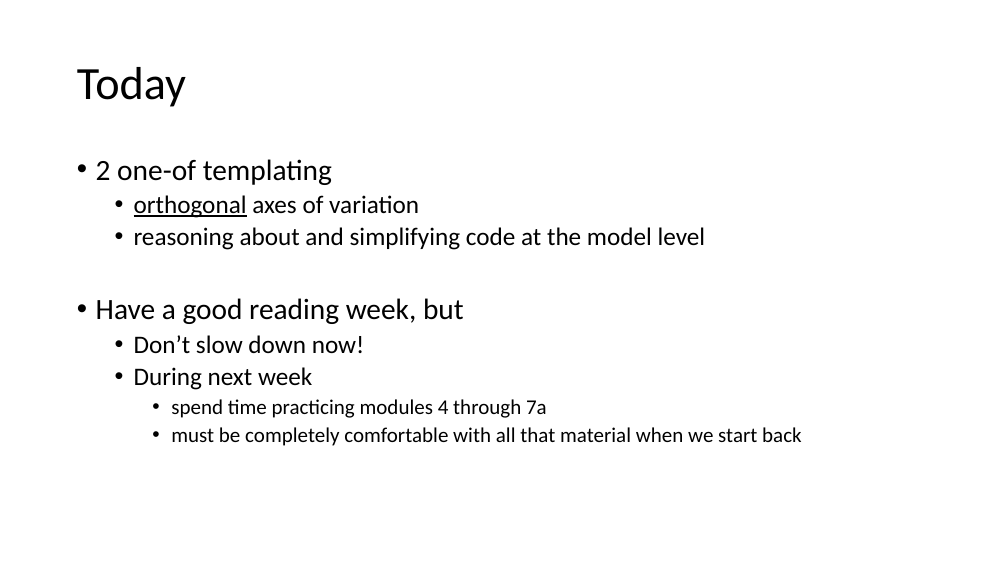
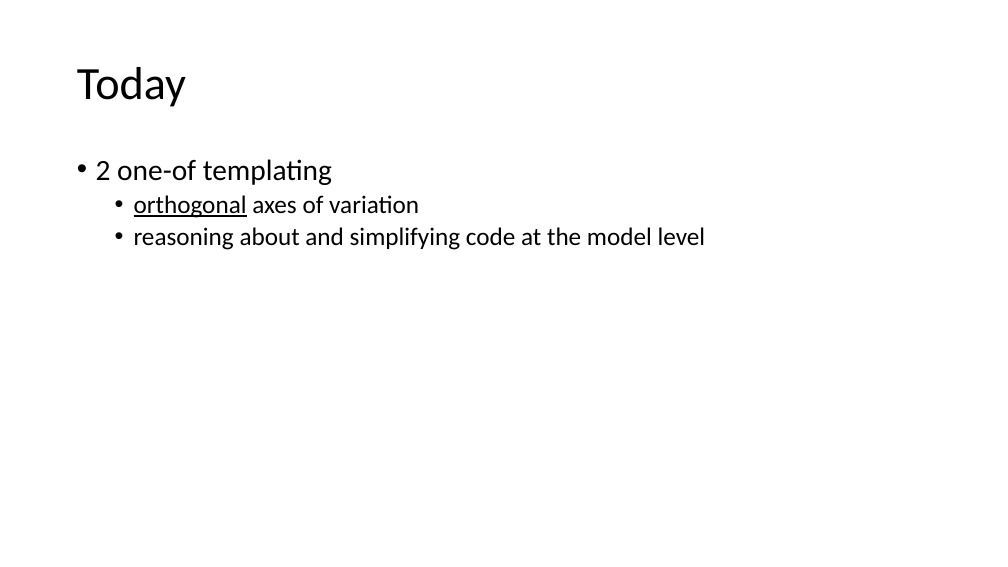
Before and after one commit to GregorKiczales/spd-materials, a slide deck: slide 1 of instructor/l11/lec11-pad.pptx. Drawn at 1008x567 pixels with LibreOffice and Linux fonts; fonts in the diff are those of the drawing. Boxes give left, top, right and bottom in pixels: in the first picture for what was removed or moved away, otherwise in the second. Text is boxed around its words. In the diff, an @@ line names an element or a change of style, - is before the commit and + after.

```diff
--- a/instructor/l11/lec11-pad.pptx
+++ b/instructor/l11/lec11-pad.pptx
@@ text at box(96, 298, 802, 446): paragraphs removed @@
-• Have a good reading week, but
-  • Don’t slow down now!
-  • During next week
-    • spend time practicing modules 4 through 7a
-    • must be completely comfortable with all that material when we start back
```
Also in this commit, not shown: 2 other slides changed, 1 slide added, 2 slides removed, 8 other files.
